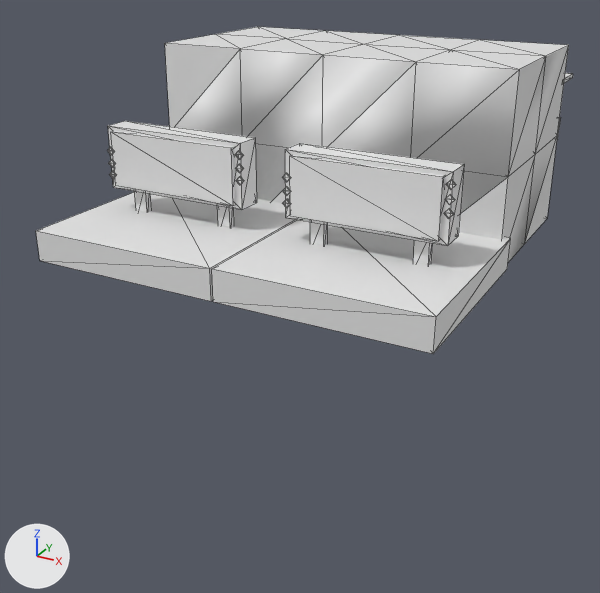
A saved change to the OBJ model static/models/1100_0011.obj.
The view is the same before and after, from a camera (50 mm lens) standing at (1.002, -1.933, 0.786) and looking at (-0.021, -0.074, -0.144). Arrows for +X, +Y and +Z are at lower left; the lights stay in place. Mesh edges are drawn as thin lines. Materials are left out; every surface is plain grey. Where no turn or scale is listed for an object, it has been applied to the vertices. Vertices at the same position are counted once.

In view in the first picture: '1100_0011'.
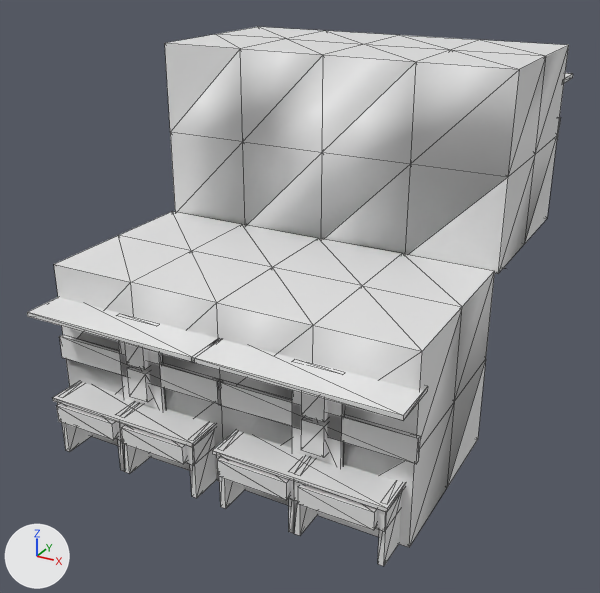
The newer file is also turned or shifted as a whole; pictures and numbers use the older file's frame.

Pixel boxes (x1, y1, x2, y2) of what changed, in the pictures (600 x 593 px):
'1100_0011', reshaped (65% taller): before (36, 27, 573, 354); after (27, 27, 573, 566)
part 1 of me_1100_0011, added: after (292, 390, 345, 467)
part 2 of me_1100_0011, added: after (217, 379, 420, 464)
part 3 of me_1100_0011, added: after (301, 417, 327, 458)
part 4 of me_1100_0011, added: after (301, 393, 328, 422)
part 5 of me_1100_0011, added: after (191, 338, 428, 421)
part 6 of me_1100_0011, added: after (54, 211, 495, 547)
part 7 of me_1100_0011, added: after (212, 430, 405, 512)
part 8 of me_1100_0011, added: after (293, 481, 387, 532)
part 9 of me_1100_0011, added: after (298, 484, 377, 530)
part 10 of me_1100_0011, added: after (216, 456, 294, 501)
part 11 of me_1100_0011, added: after (217, 457, 289, 500)
part 12 of me_1100_0011, added: after (289, 499, 317, 536)
part 13 of me_1100_0011, added: after (378, 492, 402, 566)
part 14 of me_1100_0011, added: after (219, 477, 244, 509)
part 15 of me_1100_0011, added: after (119, 342, 166, 411)
part 16 of me_1100_0011, added: after (59, 335, 221, 405)
part 17 of me_1100_0011, added: after (127, 366, 151, 402)
part 18 of me_1100_0011, added: after (124, 343, 149, 370)
part 19 of me_1100_0011, added: after (27, 297, 218, 362)
part 20 of me_1100_0011, added: after (53, 381, 216, 447)
part 21 of me_1100_0011, added: after (119, 423, 195, 466)
part 22 of me_1100_0011, added: after (121, 425, 186, 464)
part 23 of me_1100_0011, added: after (57, 403, 121, 441)
part 24 of me_1100_0011, added: after (57, 404, 117, 440)

What changed in the scene script:
```text
Change me_1100_0011:
    remove me_1100_0011.from_pydata(...)  # 453 vertices, 816 faces; spans x -0.551..0.52, y -0.501..0.612, z 0.0..0.5
    add me_1100_0011.from_pydata(...)  # 528 vertices, 1026 faces; spans x -0.52..0.52, y -0.607..0.612, z -0.493..0.5
    me_1100_0011 part 1: a new loose piece, a box spanning x 0.2..0.325, y -0.512..-0.5, z -0.346..-0.087
    me_1100_0011 part 2: a new loose piece, a box spanning x -0.005..0.504, y -0.512..-0.5, z -0.256..-0.192
    me_1100_0011 part 3: a new loose piece, a box spanning x 0.231..0.29, y -0.526..-0.48, z -0.302..-0.22
    me_1100_0011 part 4: a new loose piece, a box spanning x 0.231..0.29, y -0.526..-0.48, z -0.208..-0.127
    me_1100_0011 part 5: a new loose piece, a box spanning x -0.005..0.504, y -0.607..-0.474, z -0.096..-0.084
    me_1100_0011 part 6: the loose piece of 45 vertices spanning x -0.495..0.505, y 0.003..0.503, z 0.0..0.5 is copied, and the copy is turned -180 degrees about the z axis through its middle, then moved by (-0.009, -0.502, -0.493); it spans x -0.505..0.495, y -0.499..0.001, z -0.493..0.007
    me_1100_0011 part 7: a new loose piece, a box spanning x 0.033..0.476, y -0.598..-0.484, z -0.334..-0.324
    me_1100_0011 part 8: a new loose piece, a box spanning x 0.246..0.469, y -0.59..-0.476, z -0.393..-0.333
    me_1100_0011 part 9: a new loose piece, a box spanning x 0.266..0.45, y -0.604..-0.533, z -0.387..-0.34
    me_1100_0011 part 10: a new loose piece, a box spanning x 0.039..0.248, y -0.59..-0.476, z -0.393..-0.333
    me_1100_0011 part 11: a new loose piece, a box spanning x 0.051..0.235, y -0.604..-0.533, z -0.387..-0.34
    me_1100_0011 part 12: the loose piece of 12 vertices spanning x 0.241..0.271, y 0.488..0.587, z 0.0..0.167 is copied, and the copy is turned 180 degrees about the z axis through its middle, then moved by (-0.011, -1.071, -0.493); it spans x 0.229..0.259, y -0.583..-0.483, z -0.493..-0.326
    me_1100_0011 part 13: a new loose piece, a box spanning x 0.455..0.47, y -0.583..-0.483, z -0.493..-0.326
    me_1100_0011 part 14: a new loose piece, a box spanning x 0.04..0.055, y -0.583..-0.483, z -0.493..-0.326
    me_1100_0011 part 15: a new loose piece, a box spanning x -0.3..-0.175, y -0.512..-0.5, z -0.346..-0.087
    me_1100_0011 part 16: a new loose piece, a box spanning x -0.505..0.004, y -0.512..-0.5, z -0.256..-0.192
    me_1100_0011 part 17: a new loose piece, a box spanning x -0.269..-0.21, y -0.526..-0.48, z -0.302..-0.22
    me_1100_0011 part 18: a new loose piece, a box spanning x -0.269..-0.21, y -0.526..-0.48, z -0.208..-0.127
    me_1100_0011 part 19: a new loose piece, a box spanning x -0.505..0.004, y -0.607..-0.474, z -0.096..-0.084
    me_1100_0011 part 20: a new loose piece, a box spanning x -0.467..-0.024, y -0.598..-0.484, z -0.334..-0.324
    me_1100_0011 part 21: a new loose piece, a box spanning x -0.254..-0.031, y -0.59..-0.476, z -0.393..-0.333
    me_1100_0011 part 22: a new loose piece, a box spanning x -0.234..-0.05, y -0.604..-0.533, z -0.387..-0.34
    me_1100_0011 part 23: a new loose piece, a box spanning x -0.461..-0.252, y -0.59..-0.476, z -0.393..-0.333
    me_1100_0011 part 24: a new loose piece, a box spanning x -0.449..-0.265, y -0.604..-0.533, z -0.387..-0.34
    me_1100_0011 part 25: the loose piece of 12 vertices spanning x -0.259..-0.229, y 0.488..0.587, z 0.0..0.167 is copied, and the copy is turned 180 degrees about the z axis through its middle, then moved by (-0.011, -1.071, -0.493); it spans x -0.271..-0.241, y -0.583..-0.483, z -0.493..-0.326
    me_1100_0011 part 26: a new loose piece, a box spanning x -0.045..-0.03, y -0.583..-0.483, z -0.493..-0.326
    me_1100_0011 part 27: a new loose piece, a box spanning x -0.46..-0.445, y -0.583..-0.483, z -0.493..-0.326
    me_1100_0011 part 28: 21 loose pieces with 184 vertices, spanning x -0.551..0.462, y -0.501..0.025, z 0.008..0.318, are deleted
    me_1100_0011 part 29: 5 vertices removed from x -0.013..0.52, y -0.501..0.025, z 0.008..0.091
```
